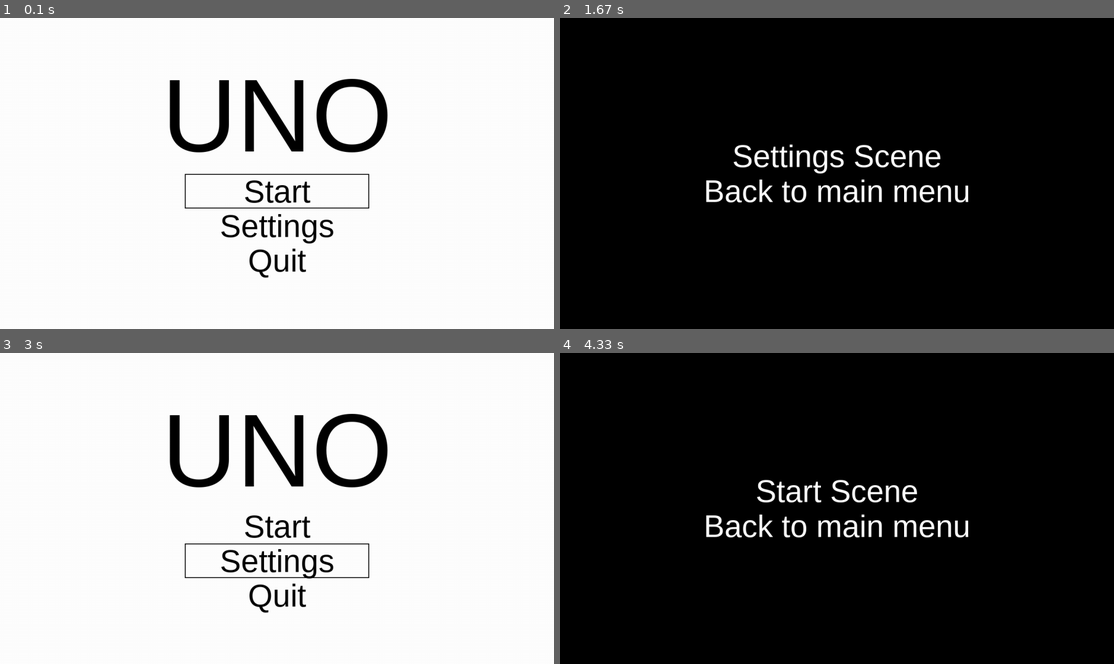
Above: before the commit, frames 1-4 (two rows, left to right).
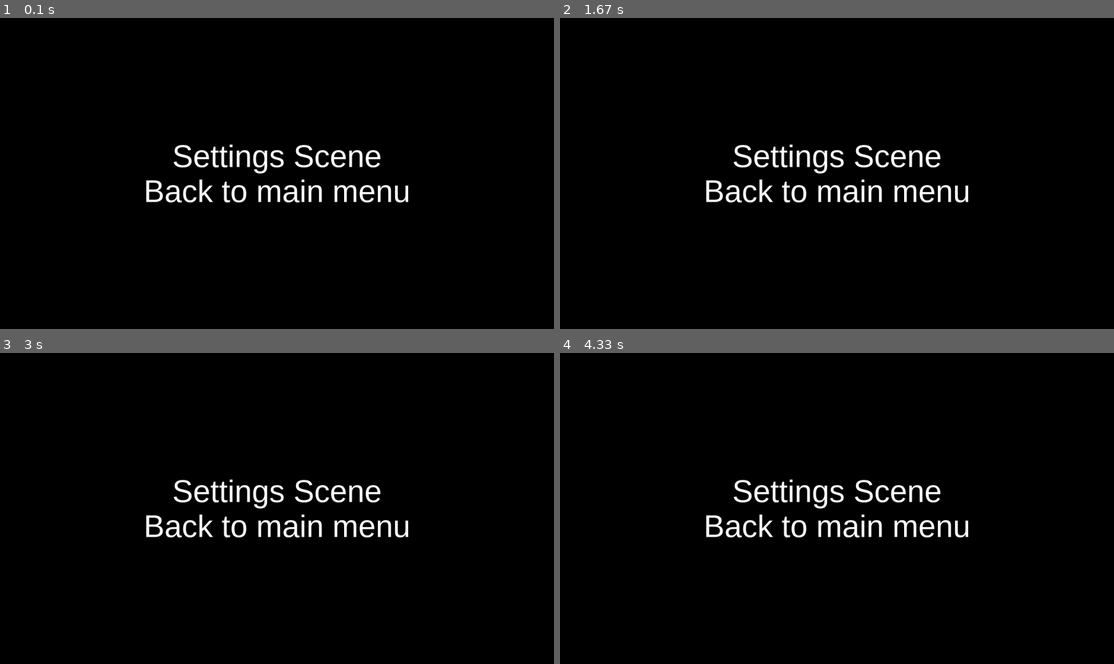
Above: after the commit, the same moments.

Repository: RuneLune/UNO-with-Pygame
Game: pygame game, started from src/app.py
The game is run twice, just before and just after one commit, with the same random seed, the same clock (stepped at 60 frames per second) and the same inputs.
Inputs (mouse positions are in pixels of both pictures, inside the frame that each line leads up to):
- Up to frame 1 (0.1 s): no input
- Up to frame 2 (1.67 s): click (837, 226) at 0.38 s, where only the run before the commit has a clickable "Settings"; click "Back to main menu" at 0.88 s; tap Enter at 1.33 s
- Up to frame 3 (3 s): click (354, 533) at 2.72 s
- Up to frame 4 (4.33 s): click (837, 527) at 3.05 s, where only the run before the commit has a clickable "Start"

The runs differ from the first frame. In frame 1, 95% of the frame differs, in the area x 0-100%, y 0-100%; in frame 2, nothing differs; in frame 3, 95%; in frame 4, 1.4%.

Commit message:
settings를 dictionary로 변경 및 settings_scene을 클래스로 리팩터링

Diff:
--- /dev/null
+++ b/settings.json
@@ -0,0 +1 @@
+{"screen_size": [1280, 720], "key_settings": {"left": 1073741904, "right": 1073741903, "up": 1073741906, "down": 1073741905, "select": 13, "cancel": 27}, "colorblind_mode": false}
--- a/src/app.py
+++ b/src/app.py
@@ -1,30 +1,42 @@
 import pygame
 import sys
 
+from settings_function import Settings
+
 from main_scene import main_scene
 from start_scene import start_scene
-from settings_scene import settings_scene
+from settings_scene import Settings_Scene
 
-# pygame.init()
+pygame.init()
+
+settings = Settings()
+
+screen_size = settings.get_settings().get("screen_size", None)
+screen = pygame.display.set_mode(screen_size)
 
 fps = 60
 clock = pygame.time.Clock()
-scene = "main"
+current_scene = "settings"
 
-scenes = {"main": main_scene, "start": start_scene, "settings": settings_scene}
+scenes = {"main": main_scene, "start": start_scene, "settings": Settings_Scene(screen)}
 
 pygame.display.set_caption("main")
 
 # Main loop
 running = True
 while running:
-    res = scenes[scene]()
-    if res[0] == "scene":
-        scene = res[1]
-        pygame.display.set_caption(res[1])
-    elif res[0] == "exit":
-        pygame.quit()
-        sys.exit()
+    scenes[current_scene].draw()
+
+    for event in pygame.event.get():
+        scenes[current_scene].handle(event)
+
+    # res = scenes[scene]()
+    # if res[0] == "scene":
+    #     scene = res[1]
+    #     pygame.display.set_caption(res[1])
+    # elif res[0] == "exit":
+    #     pygame.quit()
+    #     sys.exit()
 
     # Update screen
     pygame.display.update()
--- a/src/settings_function.py
+++ b/src/settings_function.py
@@ -1,7 +1,22 @@
 import pygame
+import copy
 import json
 import os
 import ctypes  # Get Resolution of PC
+
+
+initial_settings = {
+    "screen_size": (1280, 720),
+    "key_settings": {
+        "left": pygame.K_LEFT,
+        "right": pygame.K_RIGHT,
+        "up": pygame.K_UP,
+        "down": pygame.K_DOWN,
+        "select": pygame.K_RETURN,
+        "cancel": pygame.K_ESCAPE,
+    },
+    "colorblind_mode": False,
+}
 
 
 class Settings:
@@ -9,79 +24,37 @@
         return super().__new__(cls)
 
     def __init__(self):
-        # Screen size
-        self.screen_size = (1280, 720)
+        # Create settings.json if not exist
+        if not os.path.isfile("settings.json"):
+            self.reset_settings()
+            self.save_settings()
+        else:
+            self.load_settings()
 
-        # Key bindings
-        self.key_left = pygame.K_LEFT
-        self.key_right = pygame.K_RIGHT
-        self.key_up = pygame.K_UP
-        self.key_down = pygame.K_DOWN
-        self.key_select = pygame.K_RETURN
-        self.key_cancel = pygame.K_ESCAPE
+        return super().__init__()
 
-        # Colorblind mode
-        self.colorblind_mode = False
-
+    # Settings load method
+    def load_settings(self):
         # load saved settings from file
         if os.path.isfile("settings.json"):
             try:
                 with open("settings.json", "r") as f:
-                    saved_settings = json.load(f)
-
-                # Update settings with saved values
-                self.screen_size = saved_settings.get("screen_size", self.screen_size)
-                self.key_left = saved_settings.get("key_left", self.key_left)
-                self.key_right = saved_settings.get("key_right", self.key_right)
-                self.key_up = saved_settings.get("key_up", self.key_up)
-                self.key_down = saved_settings.get("key_down", self.key_down)
-                self.key_select = saved_settings.get("key_select", self.key_select)
-                self.key_cancel = saved_settings.get("key_cancel", self.key_cancel)
-                self.colorblind_mode = saved_settings.get(
-                    "colorblind_mode", self.colorblind_mode
-                )
+                    self.__settings = json.load(f)
             except BaseException:
                 # Error occurred while loading settings from file
                 pass
 
-        return super().__init__()
-
     # Settings reset method
-    def reset(self):
-        # Screen size
-        self.screen_size = (1280, 720)
-
-        # Key bindings
-        self.key_left = pygame.K_LEFT
-        self.key_right = pygame.K_RIGHT
-        self.key_up = pygame.K_UP
-        self.key_down = pygame.K_DOWN
-        self.key_select = pygame.K_RETURN
-        self.key_cancel = pygame.K_ESCAPE
-
-        # Colorblind mode
-        self.colorblind_mode = False
-
-        return self
+    def reset_settings(self):
+        global initial_settings
+        self.__settings = copy.deepcopy(initial_settings)
 
     # Settings save method
     def save_settings(self):
-        # Create a dictionary of current settings
-        settings_dict = {
-            "screen_size": self.screen_size,
-            "key_left": self.key_left,
-            "key_right": self.key_right,
-            "key_up": self.key_up,
-            "key_down": self.key_down,
-            "key_select": self.key_select,
-            "key_cancel": self.key_cancel,
-            "colorblind_mode": self.colorblind_mode,
-        }
-
         try:
             # Save settings to file
             with open("settings.json", "w") as f:
-                json.dump(settings_dict, f)
+                json.dump(self.__settings, f)
         except BaseException:
             # Return -1 if an error occurred
             return -1
@@ -89,33 +62,27 @@
         # Return 0 if save was successful
         return 0
 
+    def get_settings(self):
+        return copy.deepcopy(self.__settings)
+
     # 800*600 Screen
     def SVGA(self):
-        self.screen_size = (800, 600)
-
-        return self
+        self.__settings.update(screen_size=(800, 600))
 
     # 1280*720 Screen
     def HD(self):
-        self.screen_size = (1280, 720)
-
-        return self
+        self.__settings.update(screen_size=(1280, 720))
 
     # 1920*1080 Screen
     def FHD(self):
-        self.screen_size = (1920, 1080)
-
-        return self
+        self.__settings.update(screen_size=(1920, 1080))
 
     # Fullscreen
     def fullScreen(self):
         user32 = ctypes.windll.user32
-        self.screen_size = (
-            user32.GetSystemMetrics(0),
-            user32.GetSystemMetrics(1),
+        self.__settings.update(
+            screen_size=(user32.GetSystemMetrics(0), user32.GetSystemMetrics(1))
         )  # Get resolution
         self.screen = pygame.display.set_mode(
             self.screen_size, pygame.FULLSCREEN
         )  # Fullscreen setting
-
-        return self
--- a/src/settings_scene.py
+++ b/src/settings_scene.py
@@ -4,71 +4,80 @@
 import colors
 from settings_function import Settings
 
-pygame.init()
 
-# Set up the screen
-screen_size = (1280, 720)
-screen = pygame.display.set_mode(screen_size)
-pygame.display.set_caption("Settings")
+class Settings_Scene:
+    MAX_Inst = 1
+    Inst_created = 0
 
-# Set menu options
-menu_options = ["Back to main menu"]
-menu_text = []
-menu_rect = []
+    def __new__(cls, *args, **kwargs):
+        if cls.Inst_created >= cls.MAX_Inst:
+            raise ValueError("Cannot create more Settings Scene")
+        cls.Inst_created += 1
+        return super().__new__(cls)
 
-# Set up the font
-# title_font = pygame.font.SysFont("Arial", round(screen_size[1] / 3))
-title_font = pygame.font.SysFont("Arial", round(screen_size[1] / 10))
-"""menu_font = pygame.font.SysFont(
-    "Arial", round(screen_size[1] / (3.3 * len(menu_options)))
-)"""
-menu_font = pygame.font.SysFont("Arial", round(screen_size[1] / 10))
+    def __init__(self, screen):
+        self.__menu_options = ["Back to main menu"]
+        self.__menu_text = []
+        self.__menu_rect = []
+        self.__screen = screen
+        self.refresh()
+        return super().__init__()
 
-# Set title text
-title_text = title_font.render("Settings Scene", True, colors.white)
-title_rect = title_text.get_rect()
-title_rect.centerx = screen.get_rect().centerx
-title_rect.bottom = screen.get_rect().centery
+    def load_settings(self):
+        self.__settings = Settings().get_settings()
+        return None
 
-for i in range(len(menu_options)):
-    menu_text.append(menu_font.render(menu_options[i], True, colors.white))
-    menu_rect.append(menu_text[i].get_rect())
-    menu_rect[i].centerx = screen.get_rect().centerx
-    menu_rect[i].top = screen.get_rect().centery + i * screen_size[1] / (
-        3 * len(menu_options)
-    )
+    def render(self):
+        screen_size = self.__settings.get("screen_size", None)
 
-settings = Settings()
+        self.__title_font = pygame.font.SysFont("Arial", round(screen_size[1] / 10))
+        self.__menu_font = pygame.font.SysFont("Arial", round(screen_size[1] / 10))
 
+        self.__title_text = self.__title_font.render(
+            "Settings Scene", True, colors.white
+        )
+        self.__title_rect = self.__title_text.get_rect()
+        self.__title_rect.centerx = self.__screen.get_rect().centerx
+        self.__title_rect.bottom = self.__screen.get_rect().centery
 
-# Define menu function
-def menu_func(i):
-    if i == 0:  # Back
-        return ("scene", "main")
-    else:
-        print(menu_options[i] + " clicked")
+        for i in range(len(self.__menu_options)):
+            self.__menu_text.append(
+                self.__menu_font.render(self.__menu_options[i], True, colors.white)
+            )
+            self.__menu_rect.append(self.__menu_text[i].get_rect())
+            self.__menu_rect[i].centerx = self.__screen.get_rect().centerx
+            self.__menu_rect[i].top = self.__screen.get_rect().centery
+            +i * screen_size[1] / (3 * len(self.__menu_options))
+        return None
 
+    def refresh(self):
+        self.load_settings()
+        self.render()
+        return None
 
-def settings_scene():
-    # handle events
-    for event in pygame.event.get():
+    def draw(self):
+        self.__screen.fill(colors.black)
+        self.__screen.blit(self.__title_text, self.__title_rect)
+        for i in range(len(self.__menu_text)):
+            self.__screen.blit(self.__menu_text[i], self.__menu_rect[i])
+
+        return None
+
+    def handle(self, event):
         if event.type == pygame.QUIT:
             pygame.quit()
             sys.exit()
         elif event.type == pygame.MOUSEBUTTONDOWN:
             mouse_pos = pygame.mouse.get_pos()
-            for i in range(len(menu_options)):
-                if menu_rect[i].collidepoint(mouse_pos):
-                    return menu_func(i)
+            for i in range(len(self.__menu_options)):
+                if self.__menu_rect[i].collidepoint(mouse_pos):
+                    return self.__menu_func(i)
 
-    # Fill background
-    screen.fill(colors.black)
+        return None
 
-    # Draw Title
-    screen.blit(title_text, title_rect)
-
-    # Draw menu options
-    for i in range(len(menu_text)):
-        screen.blit(menu_text[i], menu_rect[i])
-
-    return "continue"
+    def __menu_func(self, i):
+        if i == 0:  # Back
+            return ("scene", "main")
+        else:
+            print(self.__menu_options[i] + " clicked")
+        return None
